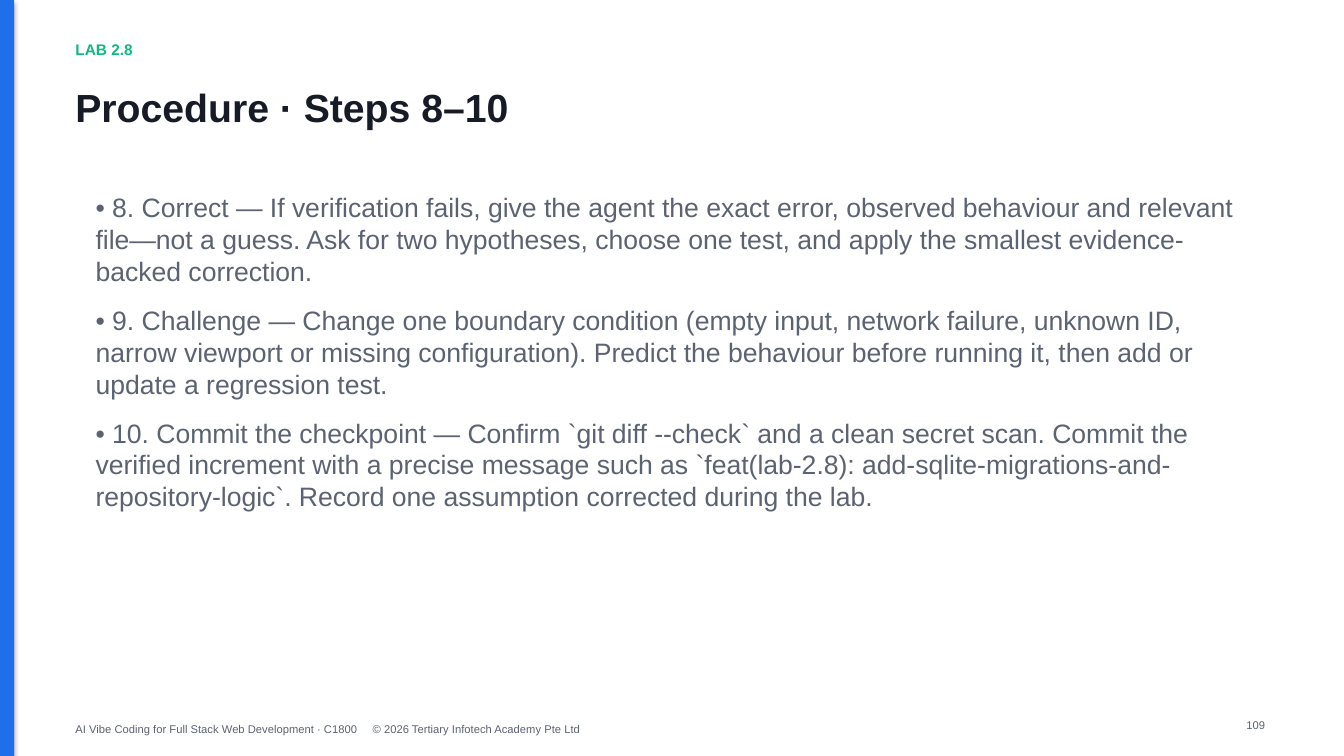
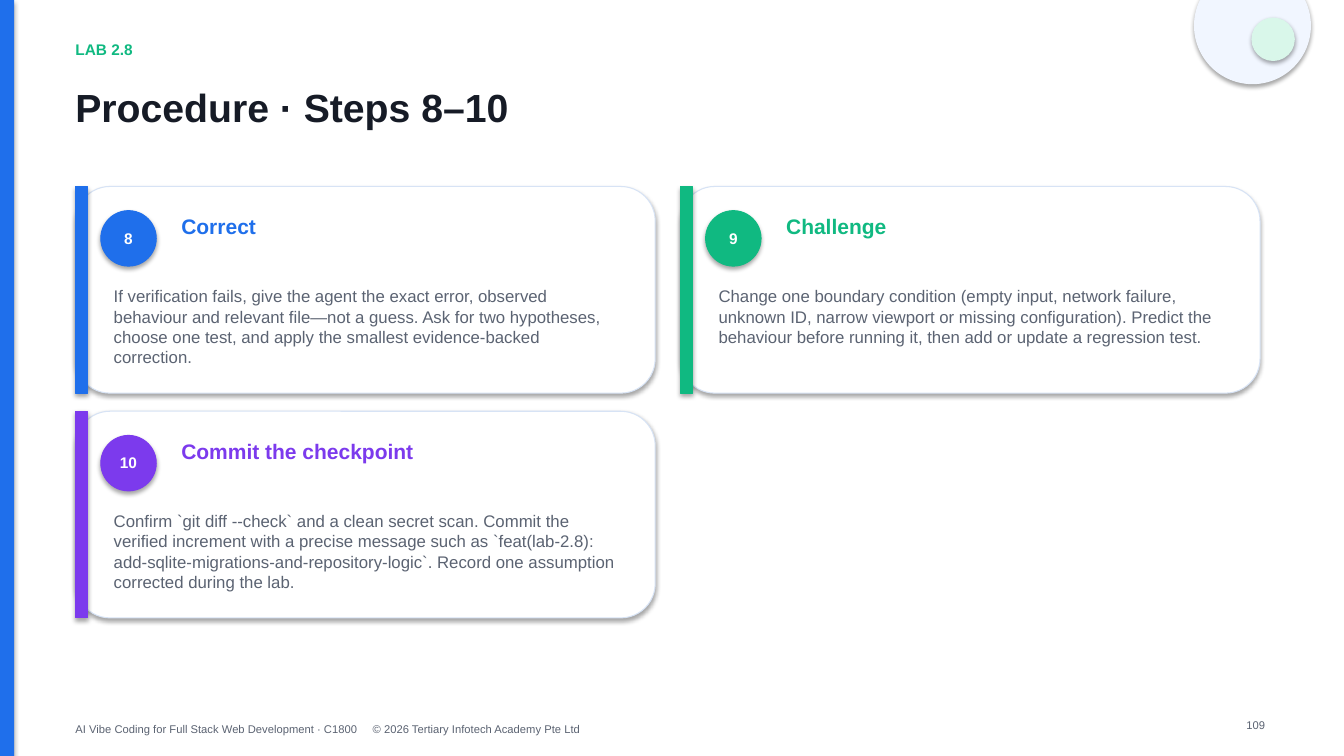
Before and after one commit to tertiarycourses/C1800-AI-Vibe-Coding-for-Full-Stack-Web-Development, a slide deck: slide 109 of courseware/C1800 AI Vibe Coding for Full Stack Web Development.pptx. Drawn at 1344x756 pixels with LibreOffice and Linux fonts; fonts in the diff are those of the drawing. Boxes give left, top, right and bottom in pixels: in the first picture for what was removed or moved away, otherwise in the second. Text is boxed around its words. In the diff, an @@ line names an element or a change of style, - is before the commit and + after.

```diff
--- a/courseware/C1800 AI Vibe Coding for Full Stack Web Development.pptx
+++ b/courseware/C1800 AI Vibe Coding for Full Stack Web Development.pptx
@@ ellipse added at (1195, 0, 1311, 84), fill #F1F6FF, outline #F1F6FF 0.75 pt @@
@@ ellipse added at (1252, 18, 1295, 60), fill #D9F7EA, outline #D9F7EA 0.75 pt @@
@@ rounded rectangle added at (76, 187, 655, 393), fill #FFFFFF, outline #D7E3F5 0.75 pt @@
@@ rectangle added at (76, 187, 88, 393), fill #1F6FEB, outline #1F6FEB 0.75 pt @@
@@ text removed at (96, 197, 1232, 512) @@
-• 8. Correct — If verification fails, give the agent the exact error, observed behaviour and relevant file—not a guess. Ask for two hypotheses, choose one test, and apply the smallest evidence-backed correction.
-• 9. Challenge — Change one boundary condition (empty input, network failure, unknown ID, narrow viewport or missing configuration). Predict the behaviour before running it, then add or update a regression test.
-• 10. Commit the checkpoint — Confirm `git diff --check` and a clean secret scan. Commit the verified increment with a precise message such as `feat(lab-2.8): add-sqlite-migrations-and-repository-logic`. Record one assumption corrected during the lab.
@@ rounded rectangle added at (681, 187, 1260, 393), fill #FFFFFF, outline #D7E3F5 0.75 pt @@
@@ rectangle added at (681, 187, 693, 393), fill #10B981, outline #10B981 0.75 pt @@
@@ ellipse added at (101, 211, 156, 266), fill #1F6FEB, outline #1F6FEB 0.75 pt @@
@@ text added at (124, 233, 133, 244), 11 pt, text #FFFFFF, bold @@
+8
@@ text added at (181, 219, 256, 235), 15 pt, text #1F6FEB, bold @@
+Correct
@@ ellipse added at (706, 211, 761, 266), fill #10B981, outline #10B981 0.75 pt @@
@@ text added at (729, 233, 738, 244), 11 pt, text #FFFFFF, bold @@
+9
@@ text added at (786, 218, 886, 239), 15 pt, text #10B981, bold @@
+Challenge
@@ text added at (114, 290, 600, 363), 12 pt, text #5B6372 @@
+If verification fails, give the agent the exact error, observed behaviour and relevant file—not a guess. Ask for two hypotheses, choose one test, and apply the smallest evidence-backed correction.
@@ text added at (719, 290, 1211, 347), 12 pt, text #5B6372 @@
+Change one boundary condition (empty input, network failure, unknown ID, narrow viewport or missing configuration). Predict the behaviour before running it, then add or update a regression test.
@@ rounded rectangle added at (76, 411, 655, 618), fill #FFFFFF, outline #D7E3F5 0.75 pt @@
@@ rectangle added at (76, 411, 88, 618), fill #7C3AED, outline #7C3AED 0.75 pt @@
@@ ellipse added at (101, 436, 156, 491), fill #7C3AED, outline #7C3AED 0.75 pt @@
@@ text added at (181, 443, 413, 463), 15 pt, text #7C3AED, bold @@
+Commit the checkpoint
@@ text added at (120, 457, 137, 468), 11 pt, text #FFFFFF, bold @@
+10
@@ text added at (114, 514, 614, 592), 12 pt, text #5B6372 @@
+Confirm `git diff --check` and a clean secret scan. Commit the verified increment with a precise message such as `feat(lab-2.8): add-sqlite-migrations-and-repository-logic`. Record one assumption corrected during the lab.
```
Also in this commit, not shown: 231 other slides changed, 1 other file.
